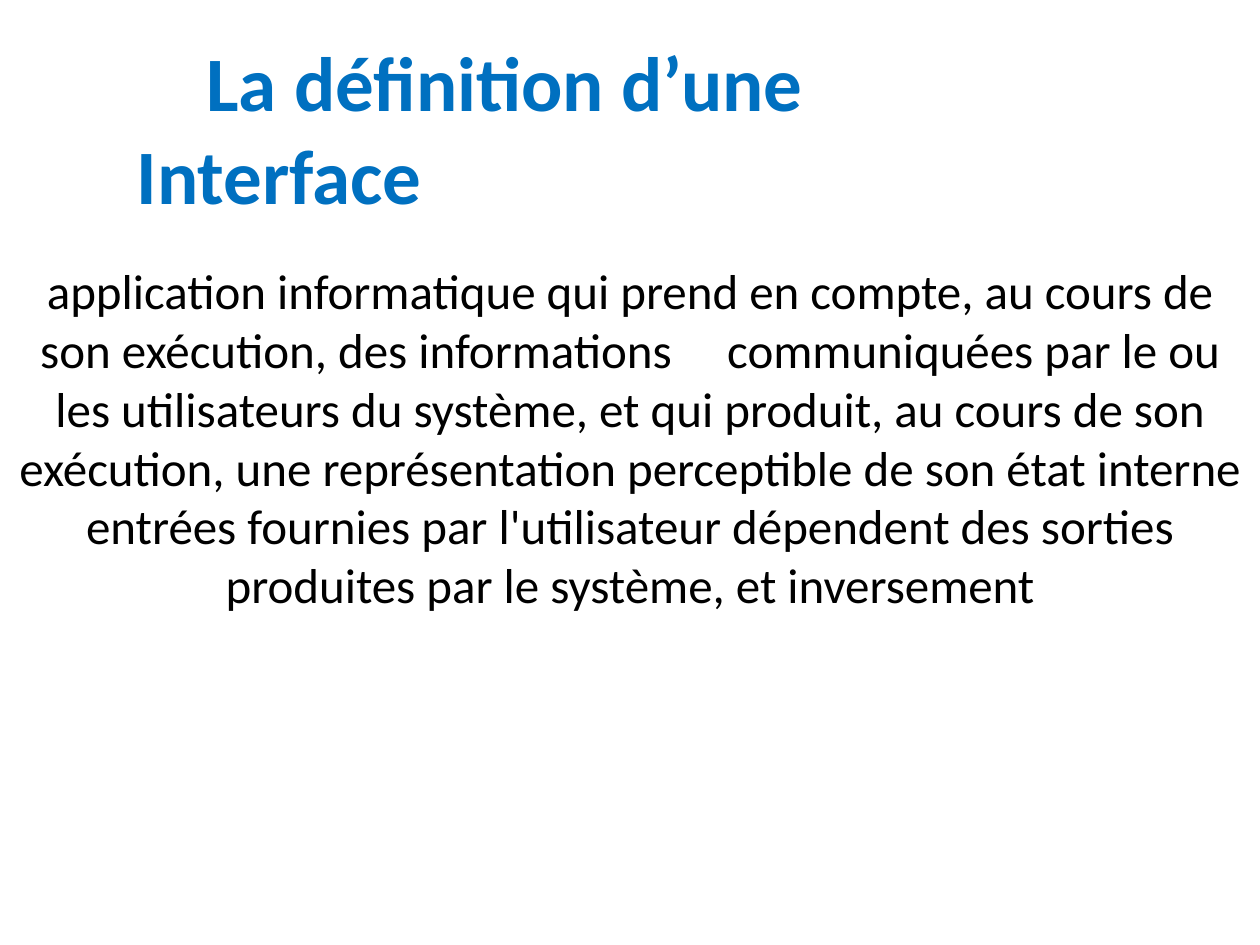
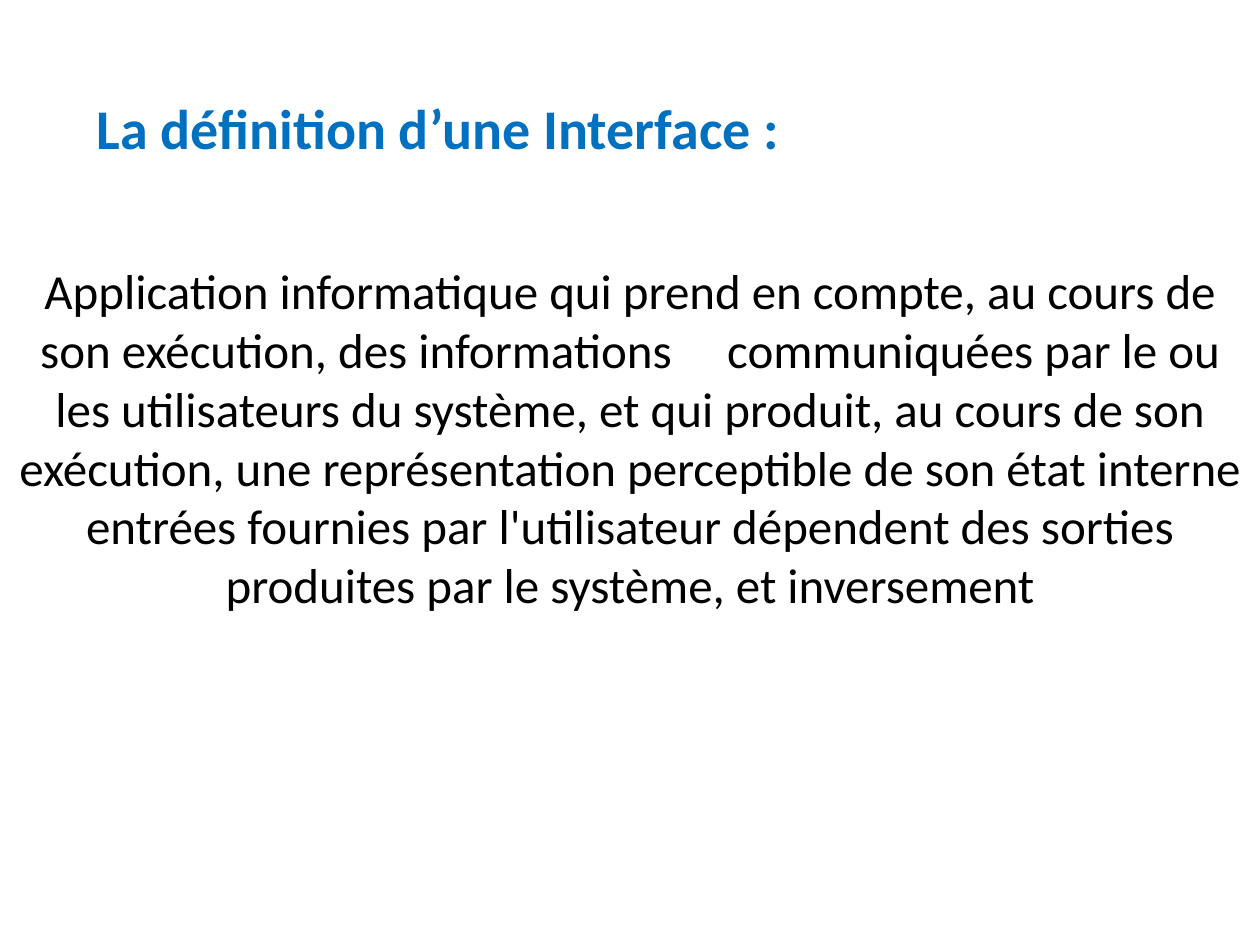
Before and after one commit to LucNtonga/IHM, a slide deck: slide 11 of INTERFACE.pptx. Drawn at 1260x945 pixels with LibreOffice and Linux fonts; fonts in the diff are those of the drawing; background and template pictures are left out. Boxes give left, top, right and bottom in pixels: in the first picture for what was removed or moved away, otherwise in the second. Text is boxed around its words. In the diff, an @@ line names an element or a change of style, - is before the commit and + after.

```diff
--- a/INTERFACE.pptx
+++ b/INTERFACE.pptx
@@ title at [97,108,750,150]: text changed; size 44 to 32 pt @@
-La définition d’une Interface
+La définition d’une Interface :
@@ subtitle at [19,275,1241,611]: text changed @@
-application informatique qui prend en compte, au cours de son exécution, des informations communiquées par le ou les utilisateurs du système, et qui produit, au cours de son exécution, une représentation perceptible de son état interne entrées fournies par l'utilisateur dépendent des sorties produites par le système, et inversement
+Application informatique qui prend en compte, au cours de son exécution, des informations communiquées par le ou les utilisateurs du système, et qui produit, au cours de son exécution, une représentation perceptible de son état interne entrées fournies par l'utilisateur dépendent des sorties produites par le système, et inversement
```
Also in this commit, not shown: 6 other slides changed, 2 slides added, 13 slides removed.
